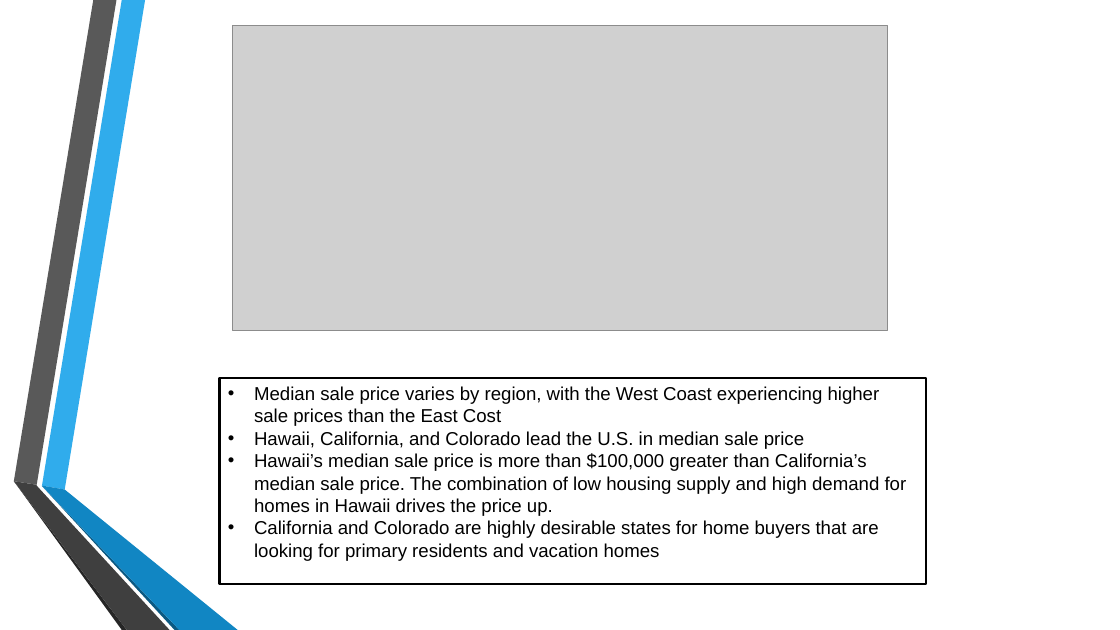
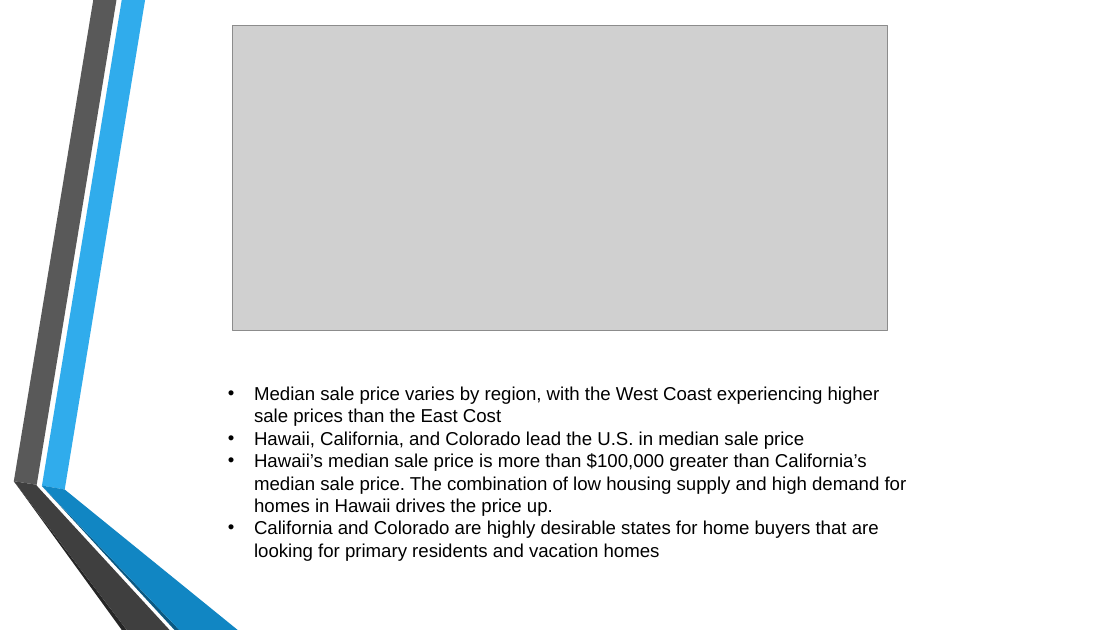
Before and after one commit to josephlomas/Project1_GroupRepo, a slide deck: slide 3 of Real Estate EDA.pptx. Drawn at 1120x630 pixels with LibreOffice and Linux fonts; fonts in the diff are those of the drawing; grey boxes stand for pictures. Boxes give left, top, right and bottom in pixels: in the first picture for what was removed or moved away, otherwise in the second. Text is boxed around its words. In the diff, an @@ line names an element or a change of style, - is before the commit and + after.

```diff
--- a/Real Estate EDA.pptx
+++ b/Real Estate EDA.pptx
@@ rectangle "Median sale price varies by ..." at <box>219,378,926,585</box>: outline #000000 2 pt to #FFFFFF 2 pt @@
```
Also in this commit, not shown: 11 other slides changed, 1 other file.
